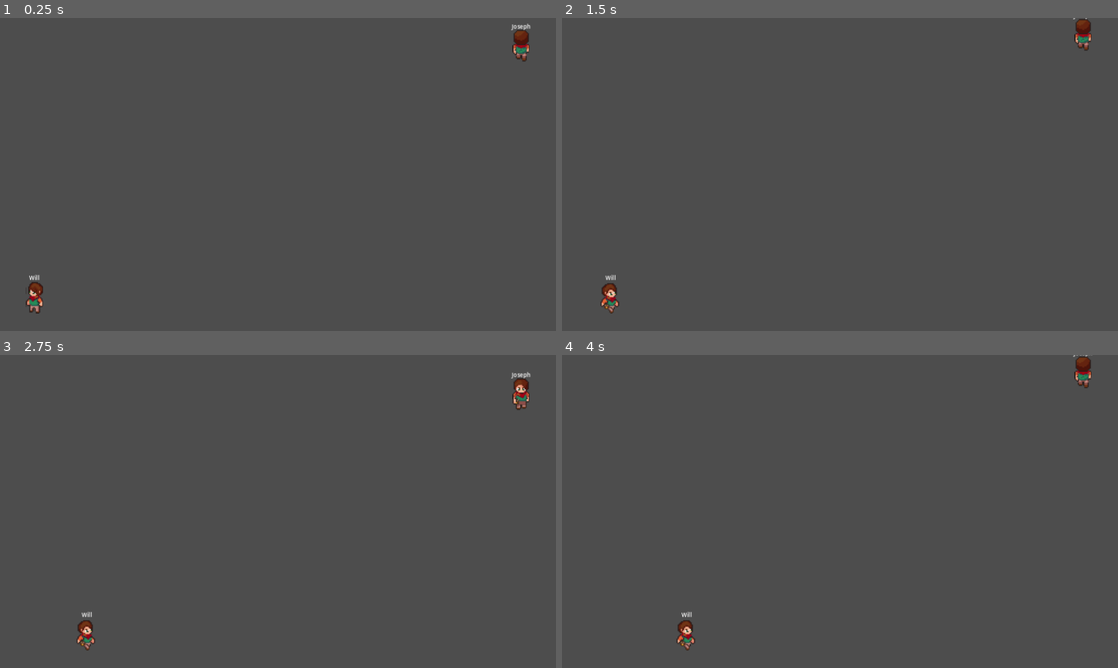
Above: before the commit, frames 1-4 (two rows, left to right).
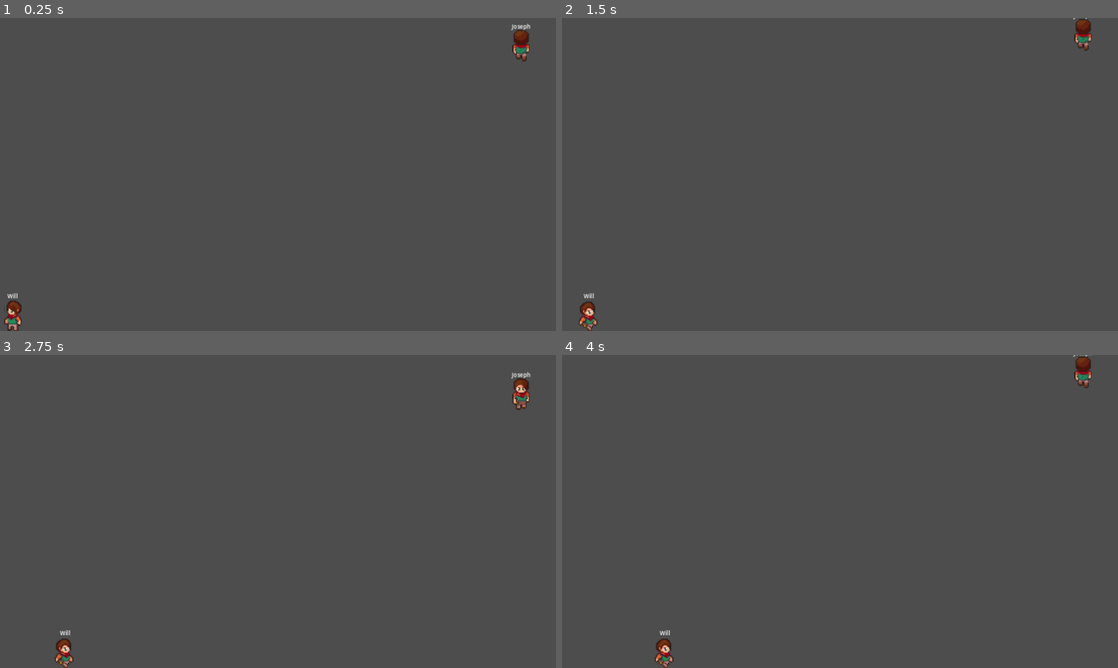
Above: after the commit, the same moments.

Repository: augusto-roct/2d-game-llms
Game: Godot game, scene res://Scenes/Main/main.tscn
Two runs of this game, one before a commit and one after it. Both use one fixed random seed, a clock stepped at 60 frames per second and the inputs below.
Inputs:
- Up to frame 1 (0.25 s): no input
- Up to frame 2 (1.5 s): no input
- Up to frame 3 (2.75 s): no input
- Up to frame 4 (4 s): no input

The runs differ from the first frame. In frame 1, 0.5% of the frame differs, in the area x 0-8%, y 82-100%; in frame 2, 0.5%; in frame 3, 0.5%; in frame 4, 0.5%.
Error after the commit: Invalid call to function 'start' in base 'Area2D (player.gd)'. Expected 3 arguments. (res://Scenes/Main/GameBoard.gd:8)

Commit message:
add: prompt farmer

Diff:
--- a/Main.gd
+++ /dev/null
@@ -1,11 +0,0 @@
-extends Node2D
-
-
-func _ready():
-	$Joseph.start(Vector2(1200, 80), "Joseph")
-	$Will.start(Vector2(80, 640), "Will")
-
-
-
-func _process(delta):
-	pass
--- /dev/null
+++ b/Scenes/Main/GameBoard.gd
@@ -0,0 +1,13 @@
+extends Node2D
+
+
+var prompt_farmer = FileAccess.open("./Scenes/Main/prompts/farmer.txt", FileAccess.READ).get_as_text()
+
+func _ready():
+	$Joseph.start(Vector2(1200, 80), "Joseph", prompt_farmer)
+	$Will.start(Vector2(80, 640), "Will")
+
+
+
+func _process(delta):
+	pass
--- a/Scenes/Main/main.tscn
+++ b/Scenes/Main/main.tscn
@@ -1,11 +1,13 @@
 [gd_scene load_steps=3 format=3 uid="uid://c0m54sl4iq6sd"]
 
-[ext_resource type="Script" path="res://Main.gd" id="1_kgkew"]
 [ext_resource type="PackedScene" uid="uid://borwia0xf1bip" path="res://Scenes/Player/player.tscn" id="2_5khpn"]
+[ext_resource type="Script" path="res://Scenes/Main/GameBoard.gd" id="2_m23jy"]
 
 [node name="Main" type="Node2D"]
-script = ExtResource("1_kgkew")
 
-[node name="Joseph" parent="." instance=ExtResource("2_5khpn")]
+[node name="GameBoard" type="Node2D" parent="."]
+script = ExtResource("2_m23jy")
 
-[node name="Will" parent="." instance=ExtResource("2_5khpn")]
+[node name="Joseph" parent="GameBoard" instance=ExtResource("2_5khpn")]
+
+[node name="Will" parent="GameBoard" instance=ExtResource("2_5khpn")]
--- a/Scenes/Player/player.gd
+++ b/Scenes/Player/player.gd
@@ -5,6 +5,10 @@
 var is_animating = false
 var select_movement
 var player_size
+var headers = ["Content-Type: application/json"]
+var url = "http://127.0.0.1:8000/chat/completion"
+var name_player
+var system_prompt
 
 func _ready():
 	screen_size = get_viewport_rect().size
@@ -52,17 +56,48 @@
 	elif velocity.y > 0:
 		$AnimatedSprite2D.animation = "down"
 
+	var data = {
+	  "text": "Oi",
+	  "system": system_prompt,
+	  "parameters": {},
+	  "generation_config": {
+		"candidate_count": 1,
+		"max_output_tokens": 512,
+		"temperature": 0.3,
+		"top_p": 0.1,
+		"top_k": 1
+	  },
+	  "safety_settings": {
+		"HARM_CATEGORY_HARASSMENT": "BLOCK_NONE",
+		"HARM_CATEGORY_HATE_SPEECH": "BLOCK_NONE",
+		"HARM_CATEGORY_SEXUALLY_EXPLICIT": "BLOCK_NONE",
+		"HARM_CATEGORY_DANGEROUS_CONTENT": "BLOCK_NONE"
+	  }
+	}
+	var payload = JSON.stringify(data)
+
+	$HTTPRequest.request(url, headers, HTTPClient.METHOD_POST, payload)
+
 
 func _on_wait_animation_timer_timeout():
 	is_animating = false
 
 
-func start(pos, name_player):
+func _on_http_request_completed(result, response_code, headers, body):
+	var json = JSON.parse_string(body.get_string_from_utf8())
+	print(json)
+
+
+func start(pos, nick, prompt):
 	position = pos
 
+	name_player = nick
+	system_prompt = prompt.replace("{name_player}", name_player)
 	$HUD/NameLabel.text = name_player
 
 	$HUD/NameLabel.position = pos
 	$HUD/NameLabel.position.y = pos.y - (player_size.y * 2.5)
 	$HUD/NameLabel.position.x = pos.x - (player_size.x * 2.5)
 	$HUD/NameLabel.show()
+
+	system_prompt = prompt
--- a/Scenes/Player/player.tscn
+++ b/Scenes/Player/player.tscn
@@ -408,4 +408,7 @@
 horizontal_alignment = 1
 vertical_alignment = 1
 
+[node name="HTTPRequest" type="HTTPRequest" parent="."]
+
 [connection signal="timeout" from="WaitAnimationTimer" to="." method="_on_wait_animation_timer_timeout"]
+[connection signal="request_completed" from="HTTPRequest" to="." method="_on_http_request_completed"]
Not shown, added: Scenes/Main/prompts/farmer.txt
